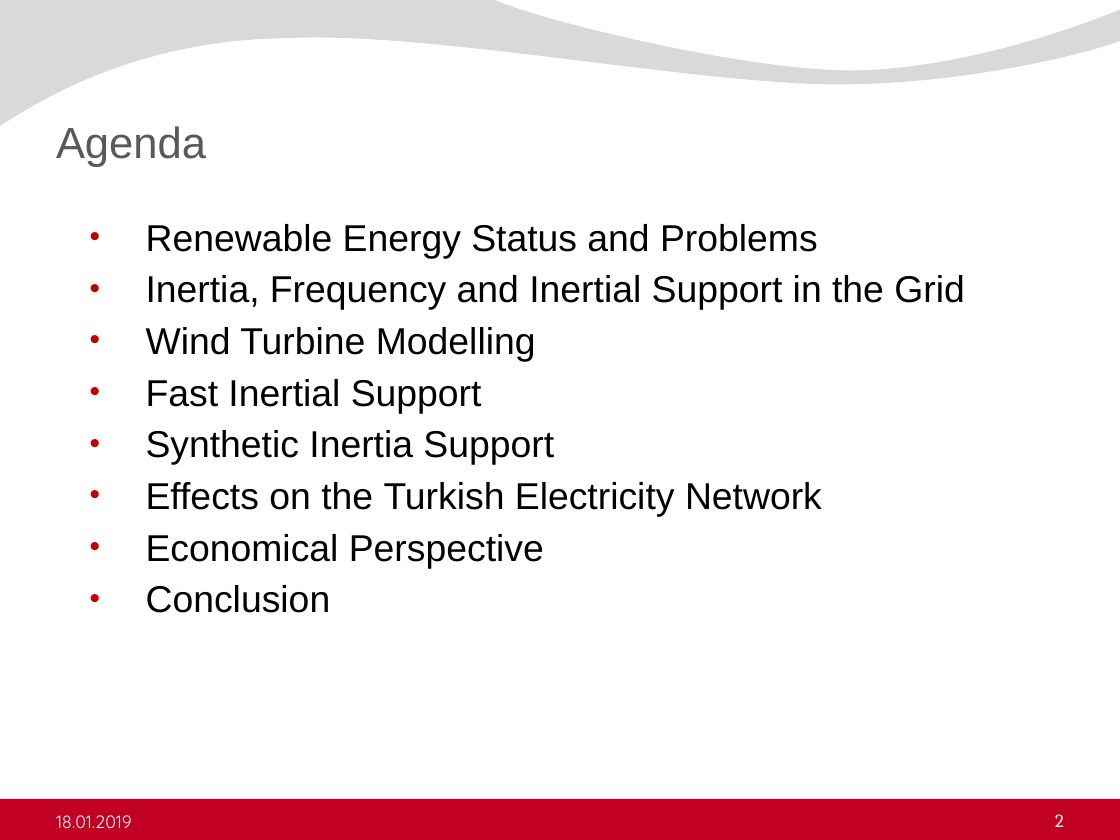
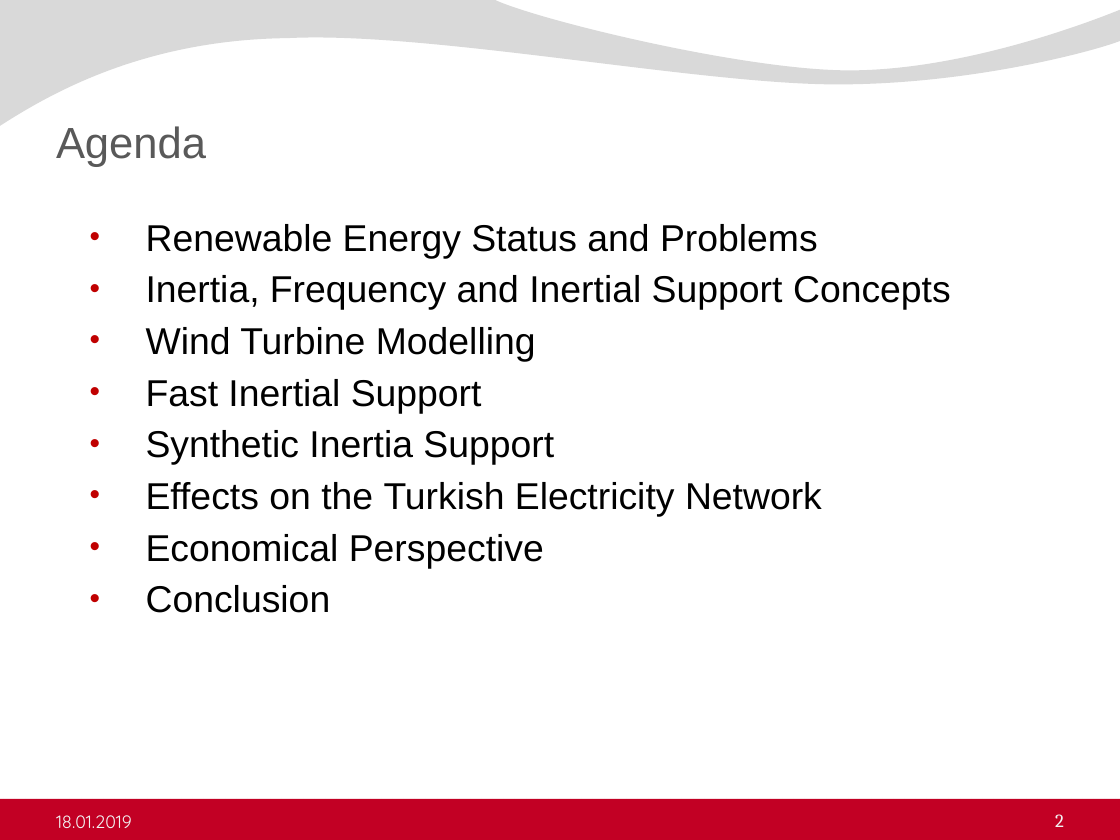
Before and after one commit to ErencanDuymaz/Research, a slide deck: slide 2 of Thesis/Thesis Defence/Erencan_Duymaz_thesis_defence.pptx. Drawn at 1120x840 pixels with LibreOffice and Linux fonts; fonts in the diff are those of the drawing; background and template pictures are left out. Boxes give left, top, right and bottom in pixels: in the first picture for what was removed or moved away, otherwise in the second. Text is boxed around its words. In the diff, an @@ line names an element or a change of style, - is before the commit and + after.

```diff
--- a/Thesis/Thesis Defence/Erencan_Duymaz_thesis_defence.pptx
+++ b/Thesis/Thesis Defence/Erencan_Duymaz_thesis_defence.pptx
@@ text at box(146, 275, 951, 310): text changed @@
-  • Inertia, Frequency and Inertial Support in the Grid
+  • Inertia, Frequency and Inertial Support Concepts
```
Also in this commit, not shown: 3 other slides changed, 7 slides added, 9 other files.
